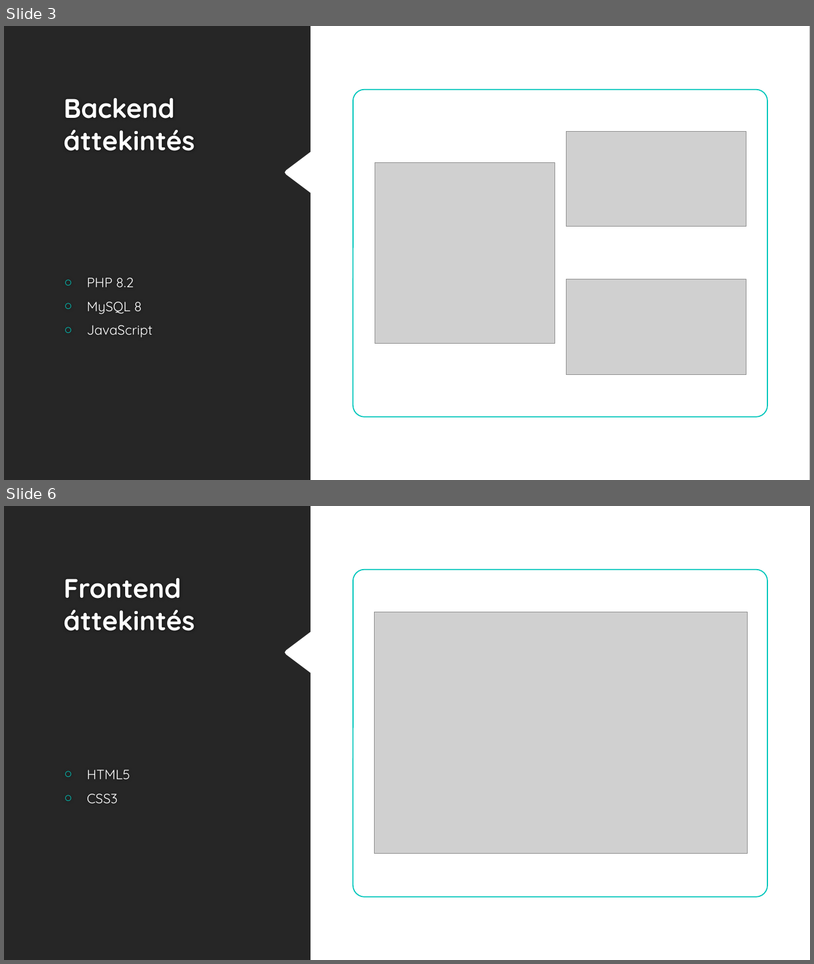
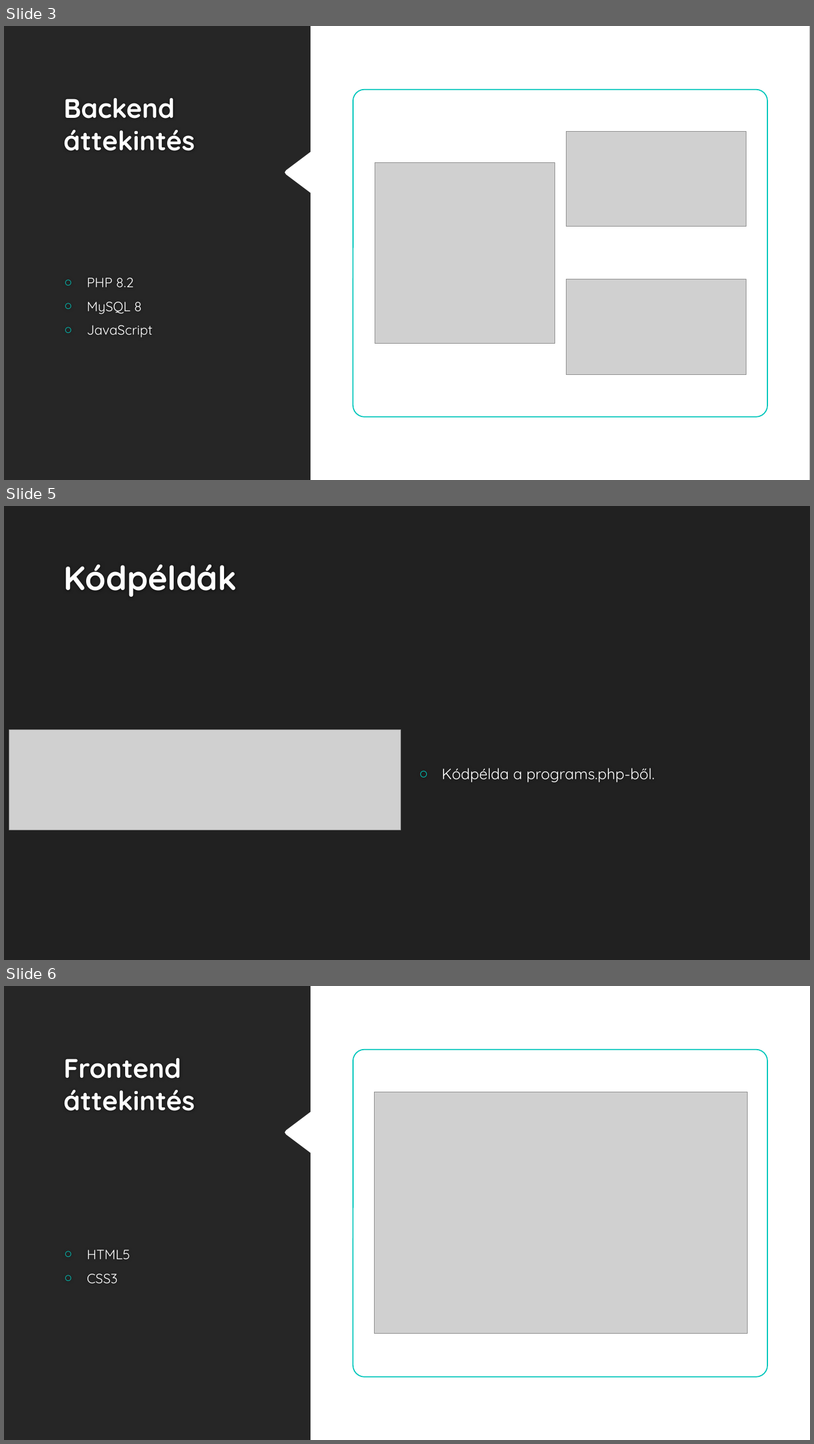
Before and after one commit to Kerozinus/26-27-Szoftver, a slide deck: Races/DUSZA_1126/robotszimulator_vedes_diy.pptx. Shown one above the other, each under a label of ours: slides 3 and 6 before the commit, slides 3, 5 and 6 after it; the slides between them are not shown. The pictures are 814x964 and 814x1444 pixels, drawn with LibreOffice and Linux fonts; fonts in the diff are those of the drawing; grey boxes stand for pictures; background and template pictures are left out. Boxes give left, top, right and bottom in pixels: in the first picture for what was removed or moved away, otherwise in the second. Text is boxed around its words. In the diff, an @@ line names an element or a change of style, - is before the commit and + after.

```diff
--- a/Races/DUSZA_1126/robotszimulator_vedes_diy.pptx
+++ b/Races/DUSZA_1126/robotszimulator_vedes_diy.pptx
@@ slide 5 added at (4,506,810,960), background #212121 @@
@@ title added at (63,564,237,597), 40 pt, text #FEFEFE, bold @@
+Kódpéldák
@@ picture added at (9,730,401,829) @@
@@ text added at (442,768,655,782), 18 pt, text #FFFFFF @@
+○ Kódpélda a programs.php-ből.
```
Also in this commit, not shown: 1 other slide added, 2 slides removed, 1 other file.
